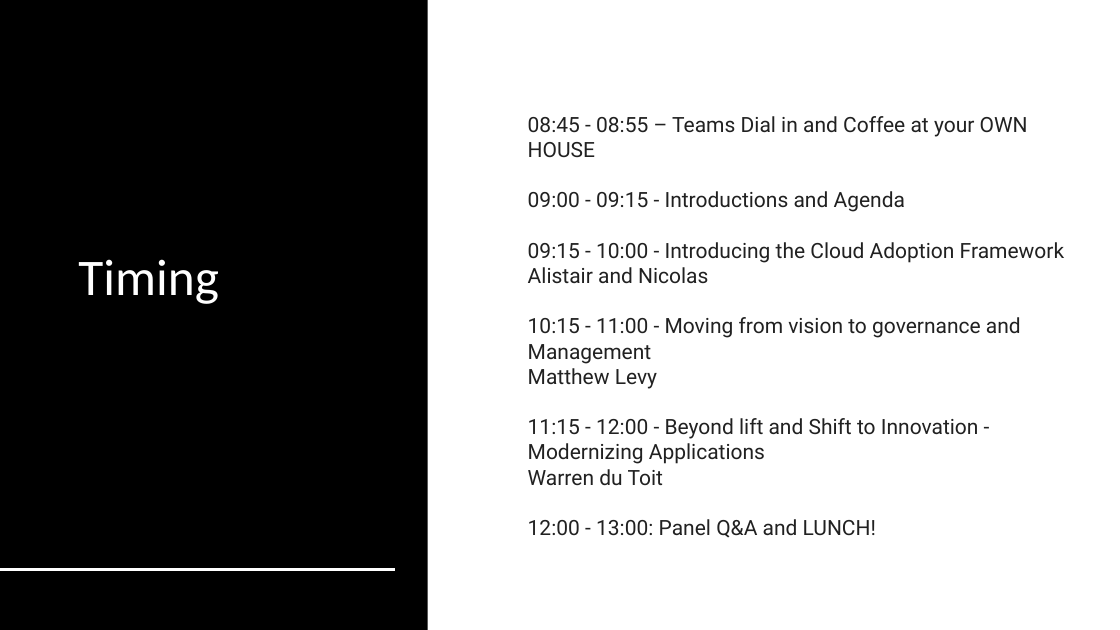
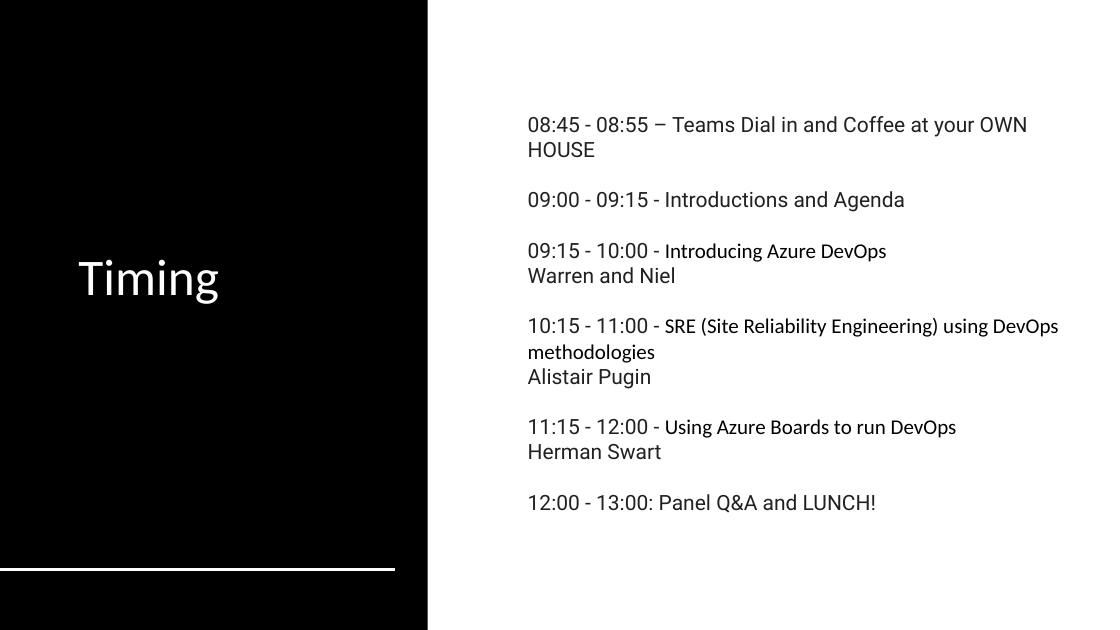
Before and after one commit to nicolasblank/cloudfridays, a slide deck: slide 6 of content/DEVOPS, SRE, Azure Boards/0. Introduction.pptx. Drawn at 1120x630 pixels with LibreOffice and Linux fonts; fonts in the diff are those of the drawing; background and template pictures are left out. Boxes give left, top, right and bottom in pixels: in the first picture for what was removed or moved away, otherwise in the second. Text is boxed around its words. In the diff, an @@ line names an element or a change of style, - is before the commit and + after.

Commit message:
Introduction updated

```diff
--- a/content/DEVOPS, SRE, Azure Boards/0. Introduction.pptx
+++ b/content/DEVOPS, SRE, Azure Boards/0. Introduction.pptx
@@ text at <box>528,116,1059,511</box>: text changed @@
-08:45 - 08:55 – Teams Dial in and Coffee at your OWN HOUSE
-09:00 - 09:15 - Introductions and Agenda
-09:15 - 10:00 - Introducing the Cloud Adoption Framework
-Alistair and Nicolas
-10:15 - 11:00 - Moving from vision to governance and Management
-Matthew Levy
-11:15 - 12:00 - Beyond lift and Shift to Innovation - Modernizing Applications
-Warren du Toit
-12:00 - 13:00: Panel Q&A and LUNCH!
+08:45 - 08:55 – Teams Dial in and Coffee at your OWN HOUSE
+09:00 - 09:15 - Introductions and Agenda
+09:15 - 10:00 - Introducing Azure DevOps
+Warren and Niel
+10:15 - 11:00 - SRE (Site Reliability Engineering) using DevOps methodologies
+Alistair Pugin
+11:15 - 12:00 - Using Azure Boards to run DevOps
+Herman Swart
+12:00 - 13:00: Panel Q&A and LUNCH!
```
Also in this commit, not shown: 1 other slide changed.
